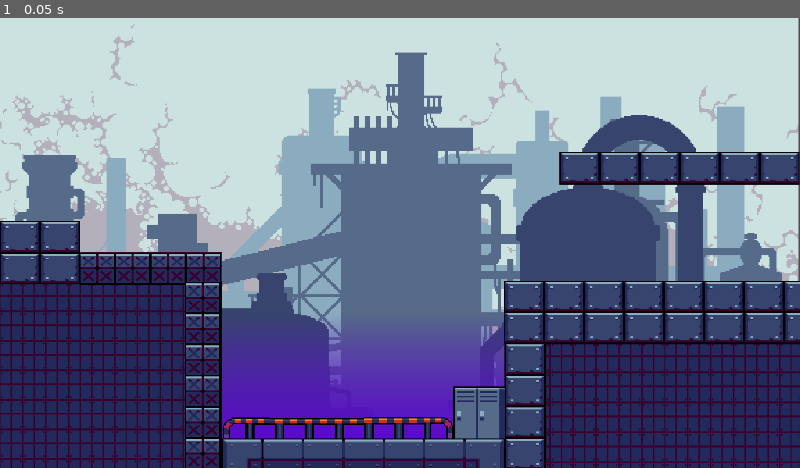
Above: before the commit, frame 1.
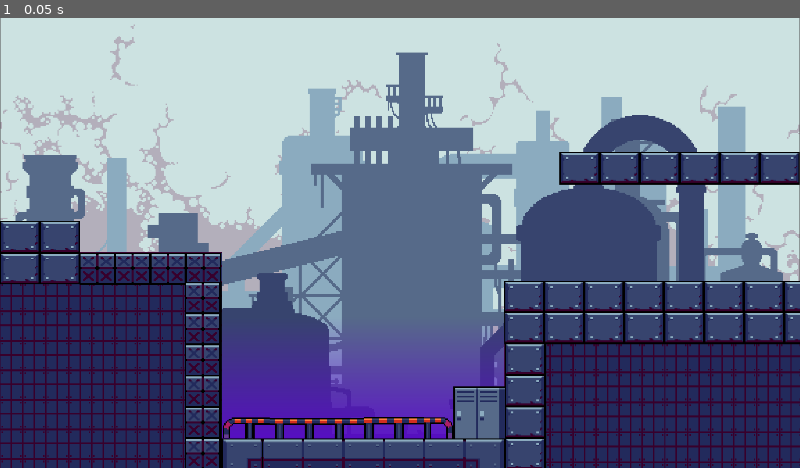
Above: after the commit, the same moment.

Repository: NeroDT67/Micojam14
Game: Godot game, scene res://zavior/node_2d.tscn
Two runs of this game, one before a commit and one after it. Both use one fixed random seed, a clock stepped at 60 frames per second and the inputs below.
Inputs:
- Up to frame 1 (0.05 s): no input

The runs differ from the first frame. In frame 1, 1.7% of the frame differs, in the area x 0-100%, y 0-82%.

Commit message:
nothing

Diff:
--- a/zavior/node_2d.tscn
+++ b/zavior/node_2d.tscn
@@ -34,92 +34,6 @@
 
 [node name="Node2D" type="Node2D"]
 
-[node name="background" type="TextureRect" parent="."]
-texture_filter = 1
-offset_top = -11.0
-offset_right = 1917.0
-offset_bottom = 1070.0
-texture = ExtResource("1_8xjqb")
-metadata/_edit_lock_ = true
-
-[node name="Mid" type="TextureRect" parent="background"]
-layout_mode = 1
-anchors_preset = 15
-anchor_right = 1.0
-anchor_bottom = 1.0
-offset_left = 2.0
-offset_top = 695.0
-offset_right = -4.0
-offset_bottom = -11.0
-grow_horizontal = 2
-grow_vertical = 2
-texture = ExtResource("2_boe2k")
-metadata/_edit_lock_ = true
-
-[node name="forground" type="TextureRect" parent="background"]
-offset_left = -1.0
-offset_top = 645.0
-offset_right = 1920.0
-offset_bottom = 1095.0
-texture = ExtResource("3_3wfcc")
-metadata/_edit_lock_ = true
-
-[node name="underground" type="Sprite2D" parent="background"]
-texture_filter = 1
-texture_repeat = 2
-position = Vector2(266.5, 839)
-scale = Vector2(1.71935, 2.21212)
-texture = ExtResource("4_dyb6h")
-region_enabled = true
-region_rect = Rect2(0, 0, 310, 239.93)
-metadata/_edit_lock_ = true
-
-[node name="underground2" type="Sprite2D" parent="background"]
-texture_filter = 1
-texture_repeat = 2
-position = Vector2(1587, 876)
-scale = Vector2(1.71935, 2.24414)
-texture = ExtResource("4_dyb6h")
-region_enabled = true
-region_rect = Rect2(0, 0, 437.79, 204.815)
-metadata/_edit_lock_ = true
-
-[node name="Fence2" type="Sprite2D" parent="background"]
-position = Vector2(803.25, 971)
-scale = Vector2(4.48437, 3.25)
-texture = ExtResource("5_3i710")
-metadata/_edit_lock_ = true
-
-[node name="Fence3" type="Sprite2D" parent="background"]
-position = Vector2(946, 969)
-scale = Vector2(4.48437, 3.4375)
-texture = ExtResource("5_3i710")
-metadata/_edit_lock_ = true
-
-[node name="Fence4" type="Sprite2D" parent="background"]
-position = Vector2(660, 971)
-scale = Vector2(4.48437, 3.3125)
-texture = ExtResource("5_3i710")
-metadata/_edit_lock_ = true
-
-[node name="Locker4" type="Sprite2D" parent="background"]
-position = Vector2(1161, 962)
-scale = Vector2(4.59375, 3.69444)
-texture = ExtResource("6_ej0x6")
-metadata/_edit_lock_ = true
-
-[node name="Fence5" type="Sprite2D" parent="background"]
-position = Vector2(1071.5, 969.5)
-scale = Vector2(3.34375, 3.15625)
-texture = ExtResource("12_r8b6u")
-metadata/_edit_lock_ = true
-
-[node name="Fence1" type="Sprite2D" parent="background"]
-position = Vector2(591, 970.25)
-scale = Vector2(3.5, 3.07813)
-texture = ExtResource("13_l6sh7")
-metadata/_edit_lock_ = true
-
 [node name="StaticBody2D" type="StaticBody2D" parent="."]
 position = Vector2(1261, 933)
 scale = Vector2(57.2058, 12.5574)
@@ -260,3 +174,86 @@
 rotation = -3.14159
 scale = Vector2(0.409123, -4.19022)
 shape = SubResource("RectangleShape2D_e3s5r")
+
+[node name="Mid" type="TextureRect" parent="."]
+anchors_preset = 15
+anchor_right = 1.0
+anchor_bottom = 1.0
+offset_left = 2.0
+offset_top = 684.0
+offset_right = 18.0
+offset_bottom = 828.0
+grow_horizontal = 2
+grow_vertical = 2
+texture = ExtResource("2_boe2k")
+metadata/_edit_lock_ = true
+
+[node name="forground" type="TextureRect" parent="."]
+offset_left = -1.0
+offset_top = 634.0
+offset_right = 1920.0
+offset_bottom = 1084.0
+texture = ExtResource("3_3wfcc")
+metadata/_edit_lock_ = true
+
+[node name="underground" type="Sprite2D" parent="."]
+texture_filter = 1
+texture_repeat = 2
+position = Vector2(266.5, 828)
+scale = Vector2(1.71935, 2.21212)
+texture = ExtResource("4_dyb6h")
+region_enabled = true
+region_rect = Rect2(0, 0, 310, 239.93)
+metadata/_edit_lock_ = true
+
+[node name="underground2" type="Sprite2D" parent="."]
+texture_filter = 1
+texture_repeat = 2
+position = Vector2(1587, 865)
+scale = Vector2(1.71935, 2.24414)
+texture = ExtResource("4_dyb6h")
+region_enabled = true
+region_rect = Rect2(0, 0, 437.79, 204.815)
+metadata/_edit_lock_ = true
+
+[node name="Fence2" type="Sprite2D" parent="."]
+position = Vector2(803.25, 960)
+scale = Vector2(4.48437, 3.25)
+texture = ExtResource("5_3i710")
+metadata/_edit_lock_ = true
+
+[node name="Fence3" type="Sprite2D" parent="."]
+position = Vector2(946, 958)
+scale = Vector2(4.48437, 3.4375)
+texture = ExtResource("5_3i710")
+metadata/_edit_lock_ = true
+
+[node name="Fence4" type="Sprite2D" parent="."]
+position = Vector2(660, 960)
+scale = Vector2(4.48437, 3.3125)
+texture = ExtResource("5_3i710")
+metadata/_edit_lock_ = true
+
+[node name="Locker4" type="Sprite2D" parent="."]
+position = Vector2(1161, 951)
+scale = Vector2(4.59375, 3.69444)
+texture = ExtResource("6_ej0x6")
+metadata/_edit_lock_ = true
+
+[node name="Fence5" type="Sprite2D" parent="."]
+position = Vector2(1071.5, 958.5)
+scale = Vector2(3.34375, 3.15625)
+texture = ExtResource("12_r8b6u")
+metadata/_edit_lock_ = true
+
+[node name="Fence1" type="Sprite2D" parent="."]
+position = Vector2(591, 959.25)
+scale = Vector2(3.5, 3.07813)
+texture = ExtResource("13_l6sh7")
+metadata/_edit_lock_ = true
+
+[node name="Background" type="Sprite2D" parent="."]
+z_index = -1
+position = Vector2(960, 529)
+scale = Vector2(3.33, 3.33)
+texture = ExtResource("1_8xjqb")
